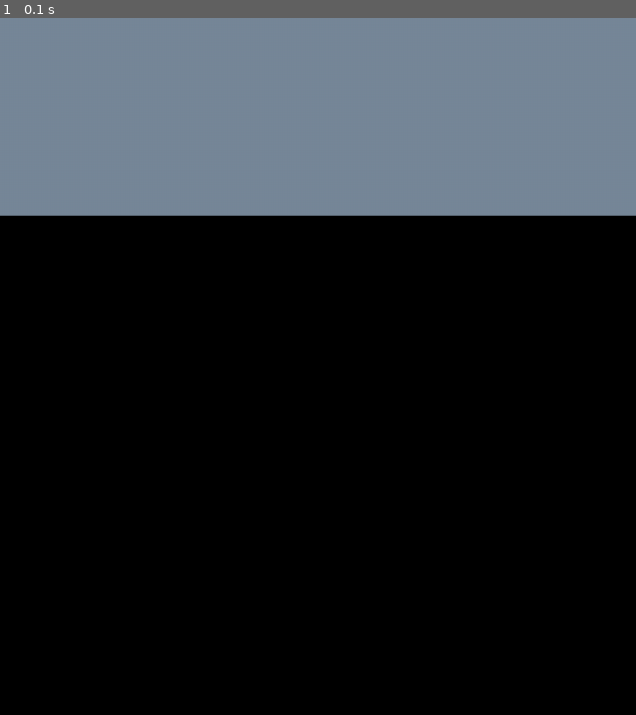
Above: before the commit, frame 1.
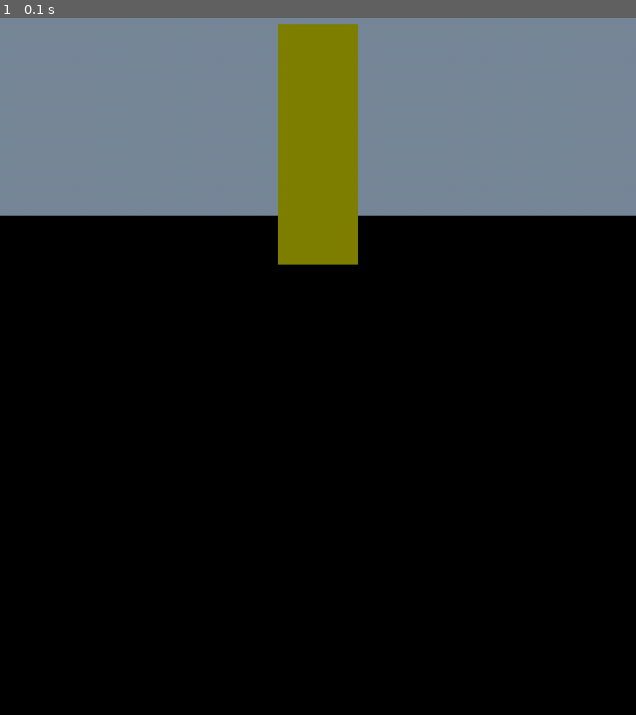
Above: after the commit, the same moment.

Repository: bibil2002/picture_pygame
Game: pygame game, started from picture.py
The game is run twice, just before and just after one commit, with the same random seed, the same clock (stepped at 60 frames per second) and the same inputs.
Inputs:
- Up to frame 1 (0.1 s): no input

The runs differ from the first frame. In frame 1, 4.3% of the frame differs, in the area x 43-57%, y 0-36%.

Commit message:
Добавлен кирпичный_каркас_дома

Diff:
--- a/picture.py
+++ b/picture.py
@@ -12,14 +12,24 @@
 yellow = (255, 255, 0)
 brown = (139, 69, 19)
 green = (128, 128, 0)
-
+balkon = (96,96,96)
 def full_picture():
     rect(screen, dark_gray, (0,0, 794,500))  # небо
 
-    def home():
-        pass
+    def home (x_home , y_home, width_home, height_home):
+        """
+
+        :param x_home: середины дома
+        :param y_home: середины дома
+        :param width_home: ширина только стен, без крыши и балкона
+        :param height_home:  без учета крыши и  труб(трубы вообще отдельной
+        функцией пойдут)
+        """
+        rect(screen, green,(x_home - width_home/2, y_home - height_home, width_home, height_home)) # кирпичи
 
 
+
+    home(794/2,1123/2,100,300)  # тестовый запуск
 
 full_picture()
 
